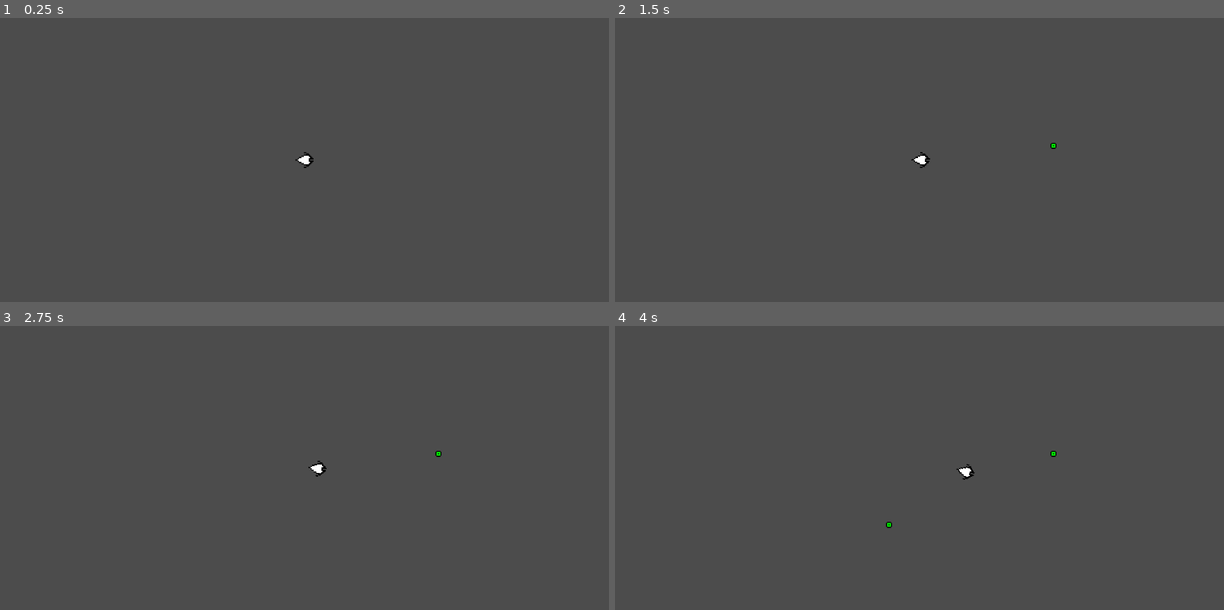
Above: before the commit, frames 1-4 (two rows, left to right).
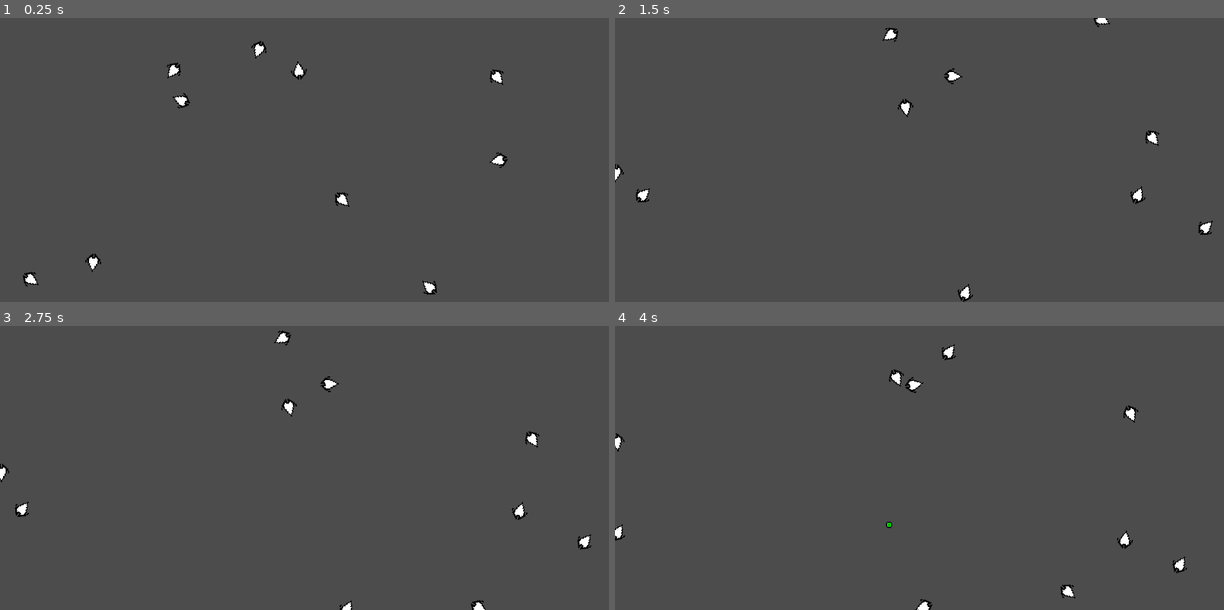
Above: after the commit, the same moments.

Repository: LeoBasov/neat-godot
Game: Godot game, scene res://Main.tscn
Two runs of this game, one before a commit and one after it. Both use one fixed random seed, a clock stepped at 60 frames per second and the inputs below.
Inputs (mouse positions are in pixels of both pictures, inside the frame that each line leads up to):
- Up to frame 1 (0.25 s): no input
- Up to frame 2 (1.5 s): tap Enter at 0.5 s; move the mouse to (1053, 145) at 0.52 s; hold Right (ui_right) 0.53-1.28 s; tap P at 0.6, 1.35 s; click (1053, 145) at 0.67 s; tap Space at 0.77 s; tap R (ui_reset, bound only after the commit) at 1.25 s; move the mouse to (797, 174) at 1.27 s; hold Down (ui_down) from 1.28 s (still down)
- Up to frame 3 (2.75 s): tap Space at 1.52 s; tap R (ui_reset, bound only after the commit) at 2 s; move the mouse to (365, 405) at 2.02 s; release Down (ui_down) at 2.03 s; hold Right (ui_right) from 2.03 s (still down); tap P at 2.1 s
- Up to frame 4 (4 s): move the mouse to (889, 524) at 2.77 s; release Right (ui_right) at 2.78 s; hold Up (ui_up) 2.78-3.53 s; tap P at 2.85, 3.6 s; click (889, 524) at 2.92 s; tap Space at 3.02, 3.77 s; move the mouse to (1102, 510) at 3.52 s; hold Left (ui_left) from 3.53 s (still down)

The runs differ from the first frame. In frame 1, 0.9% of the frame differs, in the area x 3-84%, y 8-98%; in frame 2, 0.9%; in frame 3, 0.8%; in frame 4, 0.9%.
Error after the commit: Attempt to call function 'rotate_right' in base 'null instance' on a null instance. (res://Main.gd:34)

Commit message:
Added ui_rest

Diff:
--- a/BasicCreeps/Main.gd
+++ b/BasicCreeps/Main.gd
@@ -1,9 +1,33 @@
 extends Node
 
 var Food  = load("res://scenes/Food/Food.tscn")
+var Creep = load("res://scenes/creep/Creep.tscn")
+
+export var numb_creeps = 10
+
+func reset():
+	for food in get_tree().get_nodes_in_group("Food"):
+		food.queue_free()
+
+	for creep in get_tree().get_nodes_in_group("Creep"):
+		creep.queue_free()
+
+	var scree_size = get_viewport().size
+	var rng = RandomNumberGenerator.new()
+	rng.randomize()
+
+	for _i in numb_creeps:
+		var positon = Vector2(rng.randf_range(0.0, scree_size.x), rng.randf_range(0.0, scree_size.y))
+		var rotation = rng.randf_range(0.0, 2*PI)
+		var creep = Creep.instance()
+		creep.position = positon
+		creep.rotation = rotation
+		add_child(creep)
+
+	get_tree().paused = true
 
 func _ready():
-	get_tree().paused = !(get_tree().paused)
+	reset()
 
 func _process(delta):
 	if Input.is_action_pressed("ui_right"):
@@ -14,6 +38,8 @@
 		$Creep.pull()
 	if Input.is_action_pressed("ui_up"):
 		$Creep.push()
+	if Input.is_action_pressed("ui_reset"):
+		reset()
 
 func _input(event):
 	if event is InputEventMouseButton and event.button_index == 1:
--- a/BasicCreeps/Main.tscn
+++ b/BasicCreeps/Main.tscn
@@ -1,11 +1,7 @@
-[gd_scene load_steps=3 format=2]
+[gd_scene load_steps=2 format=2]
 
 [ext_resource path="res://Main.gd" type="Script" id=1]
-[ext_resource path="res://scenes/creep/Creep.tscn" type="PackedScene" id=2]
 
 [node name="Main" type="Node"]
 pause_mode = 2
 script = ExtResource( 1 )
-
-[node name="Creep" parent="." instance=ExtResource( 2 )]
-position = Vector2( 750, 350 )
--- a/BasicCreeps/project.godot
+++ b/BasicCreeps/project.godot
@@ -25,6 +25,14 @@
 window/size/height=700
 window/size/resizable=false
 
+[input]
+
+ui_reset={
+"deadzone": 0.5,
+"events": [ Object(InputEventKey,"resource_local_to_scene":false,"resource_name":"","device":0,"alt":false,"shift":false,"control":false,"meta":false,"command":false,"pressed":false,"scancode":82,"unicode":0,"echo":false,"script":null)
+ ]
+}
+
 [physics]
 
 2d/default_angular_damp=10
